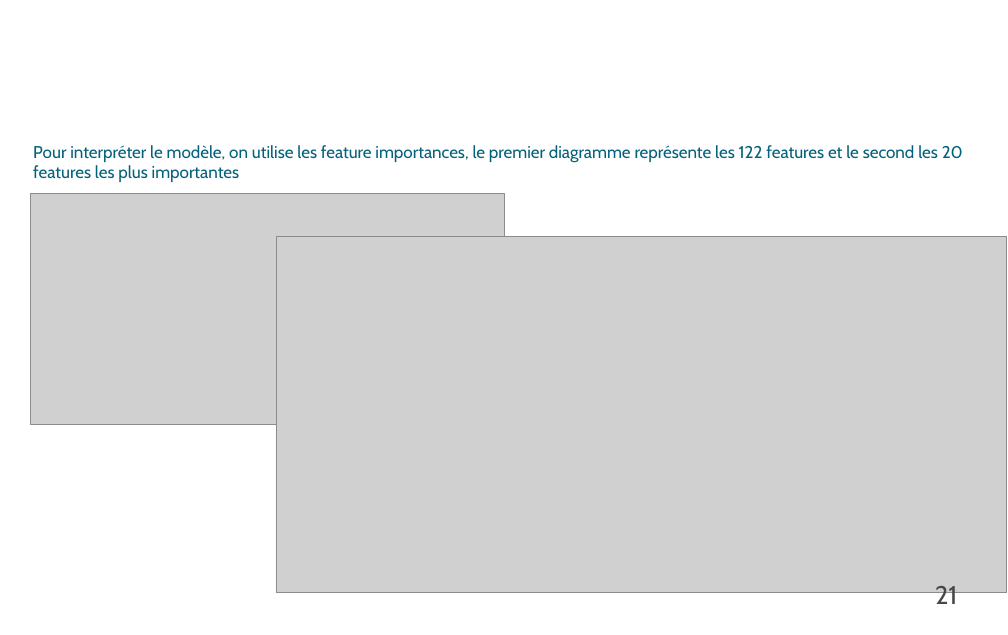
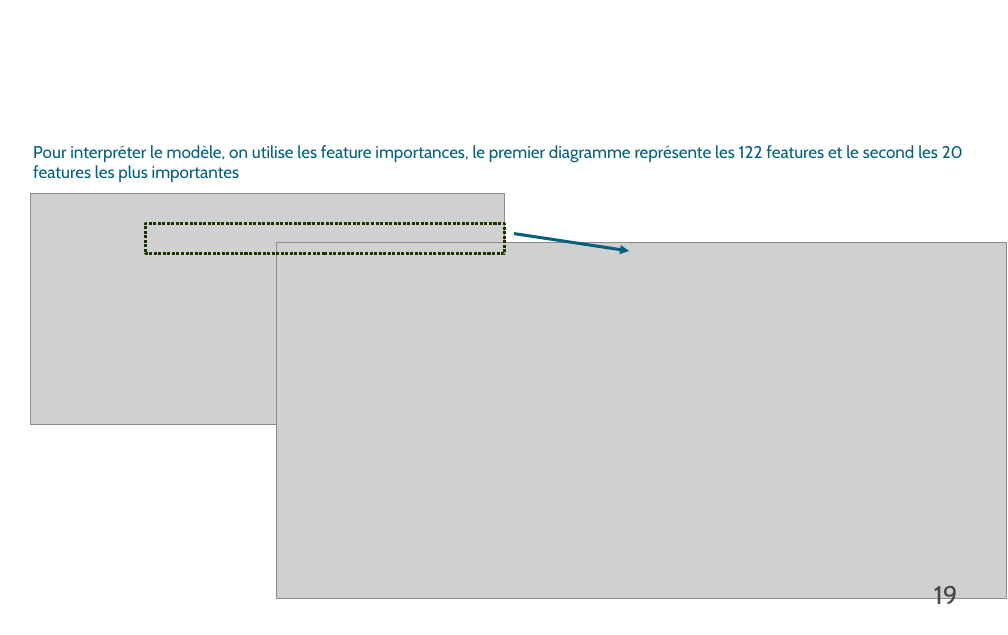
Before and after one commit to pyb-data/credit_scoring, a slide deck: slide 19 of P_07_Presentation.odp (slide 21 before the commit). Drawn at 1008x635 pixels with LibreOffice and Linux fonts; fonts in the diff are those of the drawing; grey boxes stand for pictures; background and template pictures are left out. Boxes give left, top, right and bottom in pixels: in the first picture for what was removed or moved away, otherwise in the second. Text is boxed around its words. In the diff, an @@ line names an element or a change of style, - is before the commit and + after.

```diff
--- a/P_07_Presentation.odp
+++ b/P_07_Presentation.odp
@@ rectangle added at [145,224,504,254], outline #193300 2.83 pt @@
@@ arrow added from (514, 234) to (629, 251), #04617B 2.83 pt @@
@@ picture: place and size @@
-picture at [277,237,1006,593]
+picture at [277,243,1006,599]
@@ page number at [934,586,958,609]: text changed @@
-21
+19
```
Also in this commit, not shown: 16 other slides changed, 3 slides added, 3 slides removed, 1 other file.
